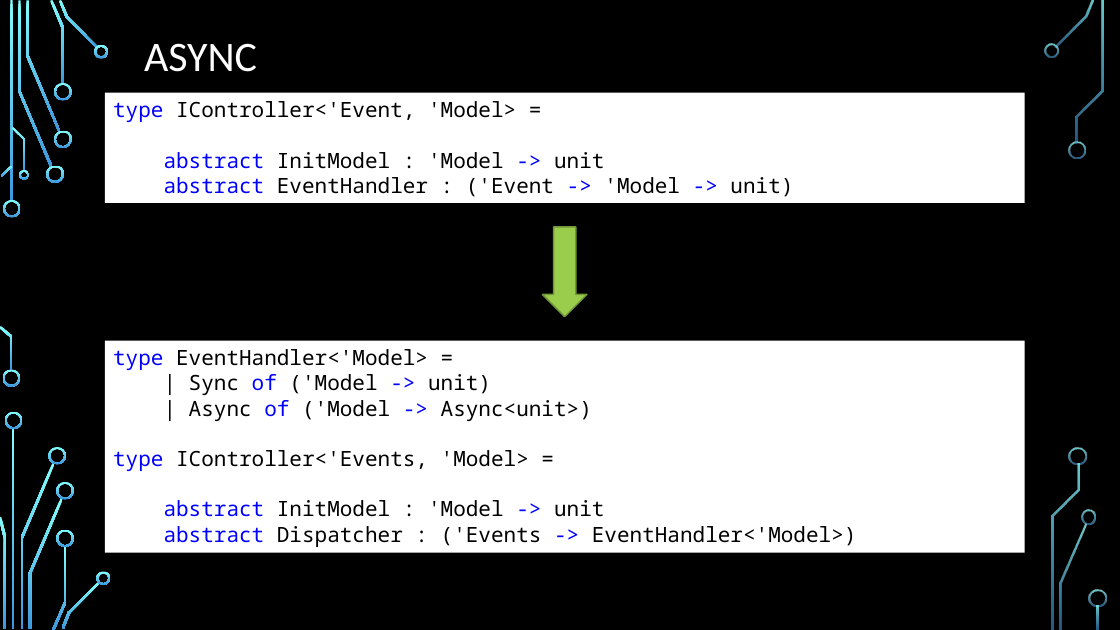
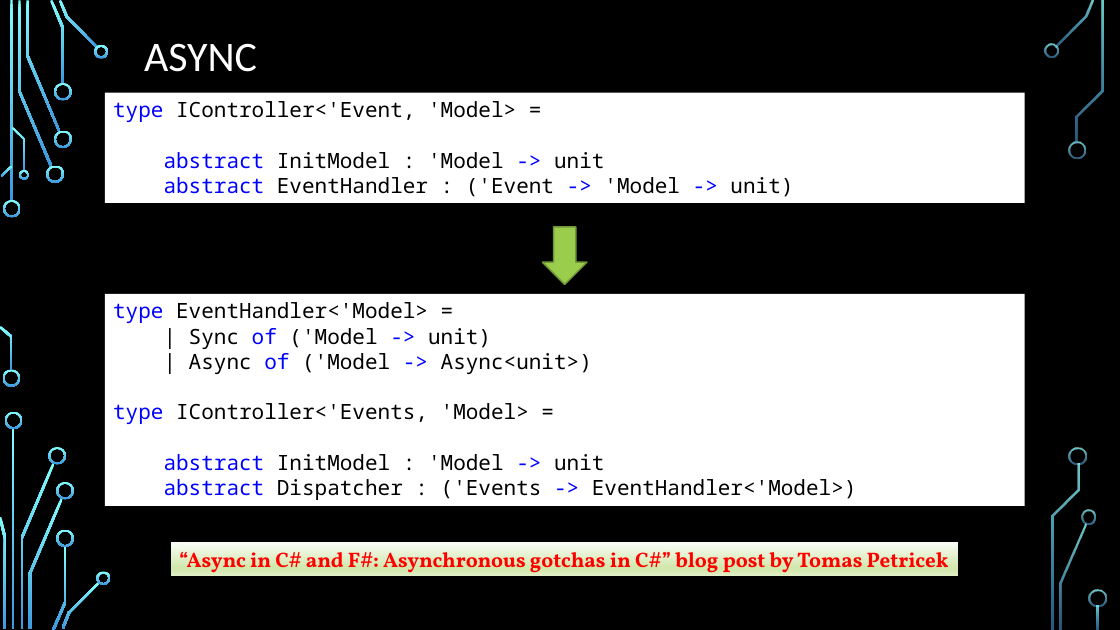
Before and after one commit to dmitry-a-morozov/fsharp-wpf-mvc-series, a slide deck: slide 15 of NYC Meetup.2013-04-23.pptx. Drawn at 1120x630 pixels with LibreOffice and Linux fonts; fonts in the diff are those of the drawing; background and template pictures are left out. Boxes give left, top, right and bottom in pixels: in the first picture for what was removed or moved away, otherwise in the second. Text is boxed around its words. In the diff, an @@ line names an element or a change of style, - is before the commit and + after.

```diff
--- a/NYC Meetup.2013-04-23.pptx
+++ b/NYC Meetup.2013-04-23.pptx
@@ down arrow resized from (x1=543, y1=227, x2=587, y2=317) to (x1=543, y1=227, x2=587, y2=285) @@
@@ rectangle "type EventHandler<'Model> =" moved from (x1=105, y1=341, x2=1025, y2=553) to (x1=105, y1=294, x2=1025, y2=506) @@
@@ rectangle added at (x1=171, y1=542, x2=959, y2=576), fill gradient #FAFCF6 to #D2E8AE to #E1F0C9, 18 pt, text #FF0000, bold @@
+“Async in C# and F#: Asynchronous gotchas in C#” blog post by Tomas Petricek
```
Also in this commit, not shown: 3 other slides changed, 7 other files.
